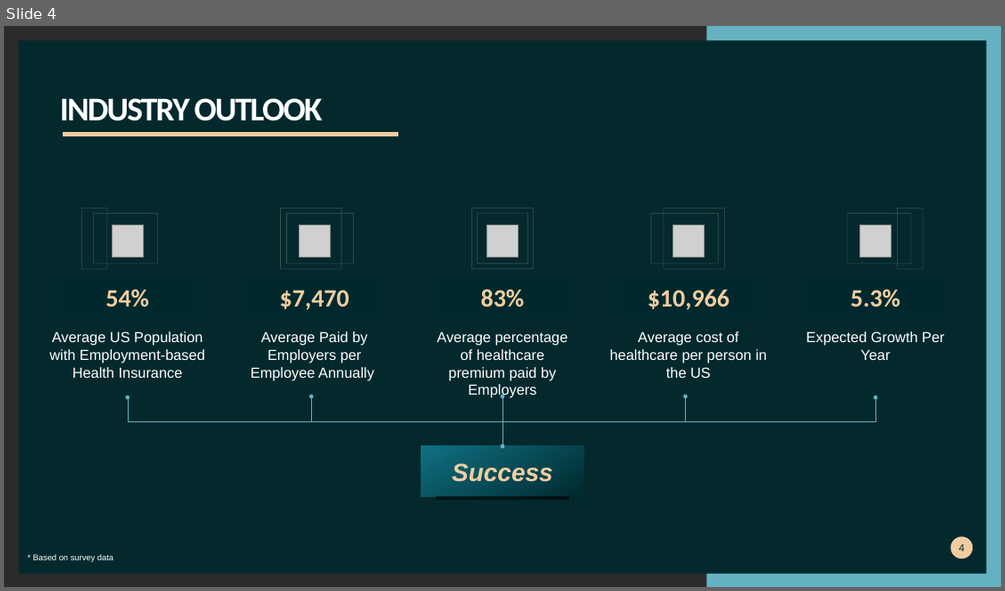
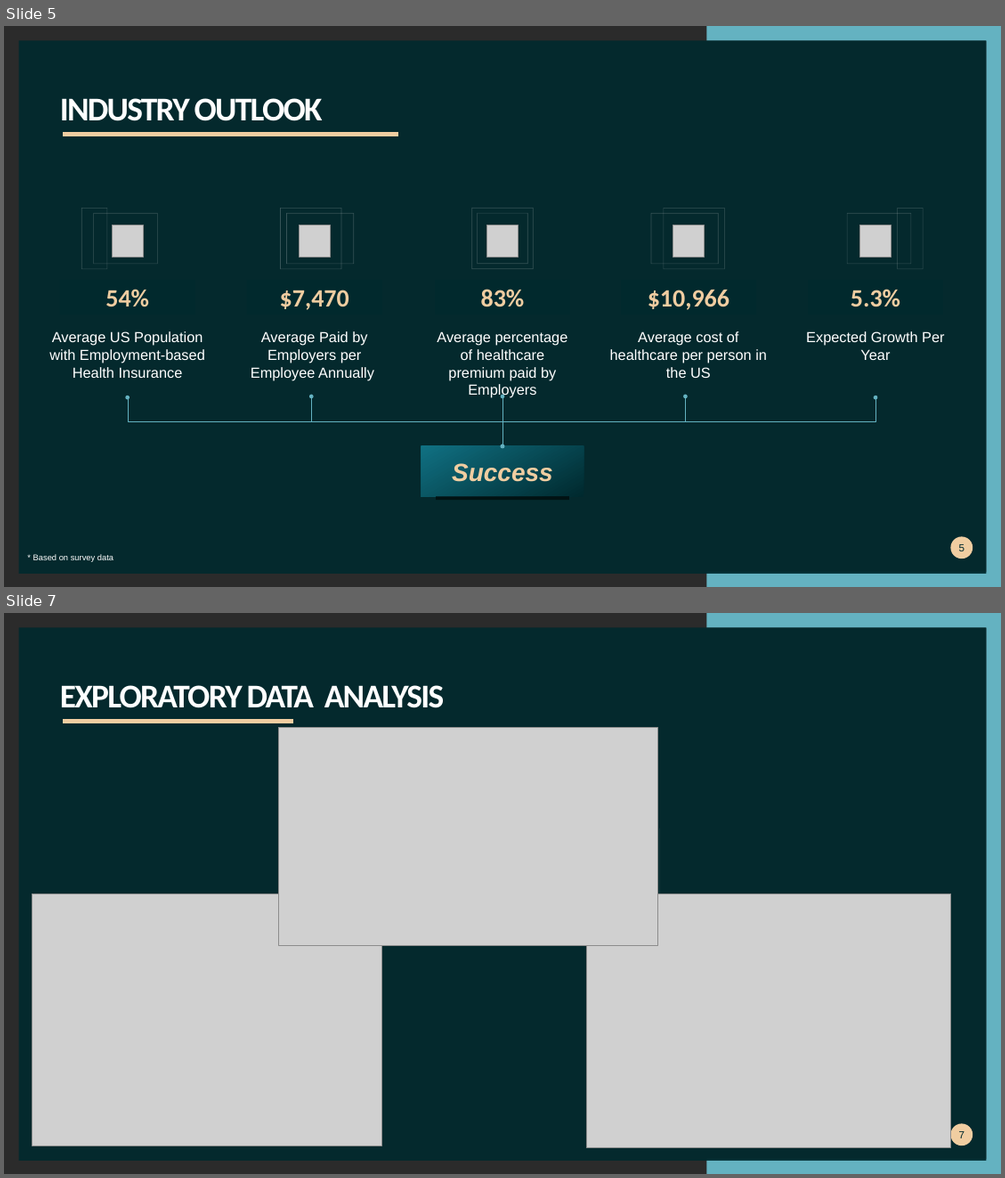
Before and after one commit to khutula/Medical-Insurance-Costs, a slide deck: Medical Insurance Cost.pptx. Shown one above the other, each under a label of ours: slide 4 before the commit, slides 5 and 7 after it; the slides between them are not shown. The pictures are 1005x591 and 1005x1178 pixels, drawn with LibreOffice and Linux fonts; fonts in the diff are those of the drawing; grey boxes stand for pictures; background and template pictures are left out; a plain dark background stands for a picture behind light text. Boxes give left, top, right and bottom in pixels: in the first picture for what was removed or moved away, otherwise in the second. Text is boxed around its words. In the diff, an @@ line names an element or a change of style, - is before the commit and + after.

```diff
--- a/Medical Insurance Cost.pptx
+++ b/Medical Insurance Cost.pptx
@@ slide 7 added at [4, 613, 1001, 1174], background picture (left out); not listed: 1 template element that a slide beside it also shows @@
@@ rectangle added at [19, 628, 987, 1160], fill #00292E at 90% opacity @@
@@ title added at [60, 685, 444, 708], 32 pt, text #FFFFFF, bold @@
+EXPLORATORY DATA ANALYSIS
@@ freeform shape added at [63, 718, 293, 722], outline #F0CDA1 4.32 pt @@
@@ picture added at [278, 728, 657, 946] @@
@@ line added from (660, 828) to (660, 908), #F2F2F2 0.25 pt @@
@@ picture added at [32, 893, 382, 1145] @@
@@ picture added at [587, 893, 951, 1148] @@
@@ page number added at [951, 1124, 973, 1146], fill #F0CDA1, 10 pt, text #00292E @@
+7
@@ what was slide 4 is now slide 5 @@
@@ page number at [959, 544, 964, 551]: text changed @@
-4
+5
```
Also in this commit, not shown: 5 slides changed, 8 other slides added, 8 slides removed.
